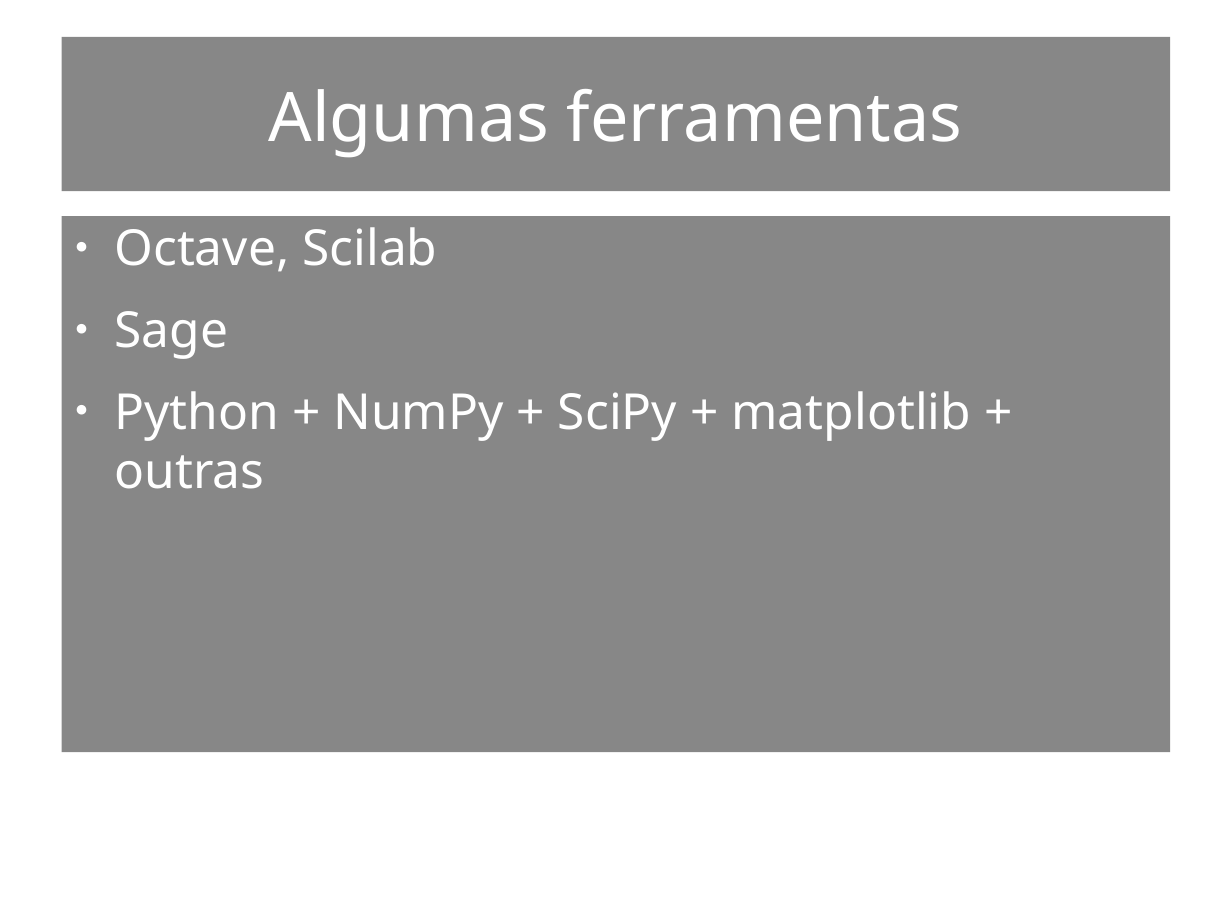
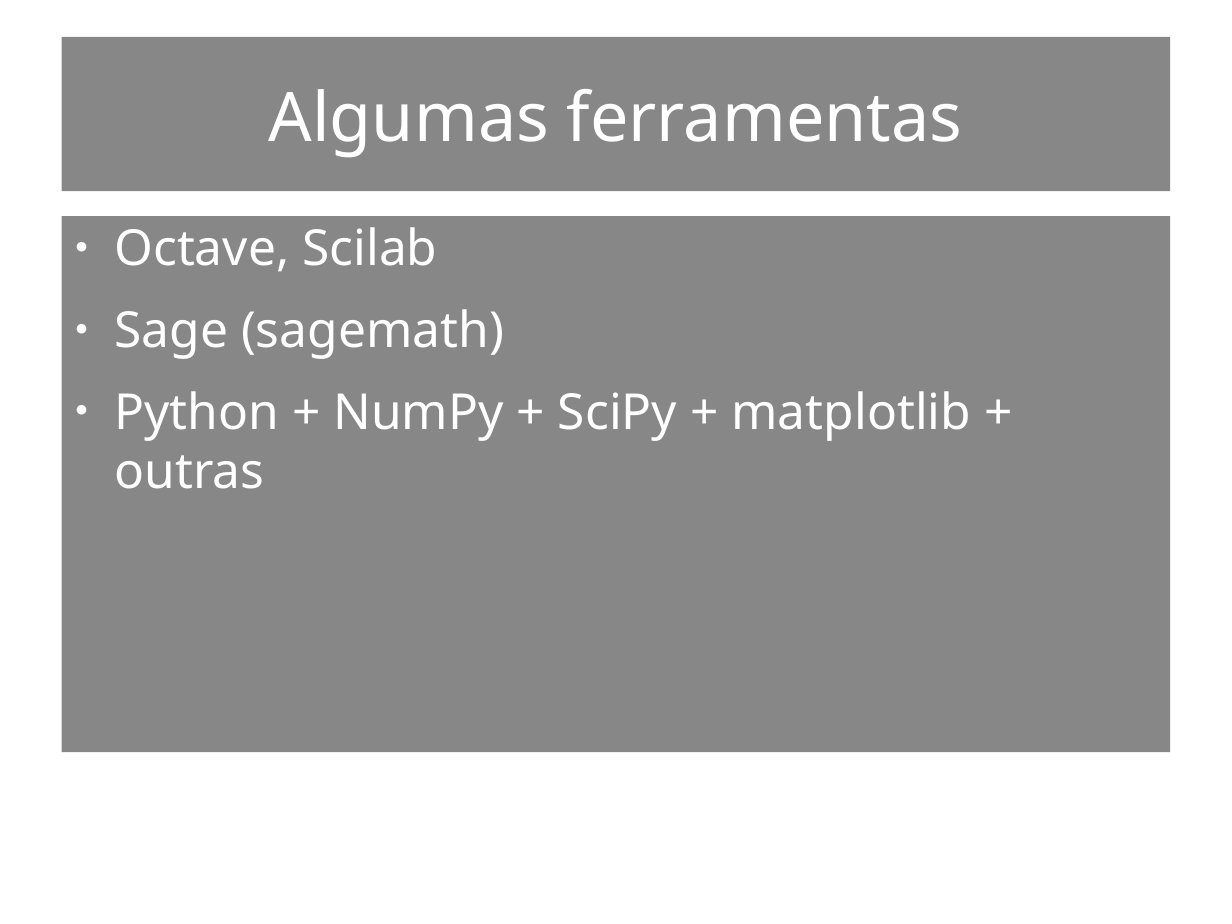
Before and after one commit to renanbirck/sfdsm-2015, a slide deck: slide 5 of Slides.odp. Drawn at 1232x924 pixels with LibreOffice and Linux fonts; fonts in the diff are those of the drawing; background and template pictures are left out. Boxes give left, top, right and bottom in pixels: in the first picture for what was removed or moved away, otherwise in the second. Text is boxed around its words. In the diff, an @@ line names an element or a change of style, - is before the commit and + after.

```diff
--- a/Slides.odp
+++ b/Slides.odp
@@ text at (114,309,504,359): text changed @@
-● Sage
+● Sage (sagemath)
```
Also in this commit, not shown: 2 other slides changed, 1 slide removed, 1 other file.
